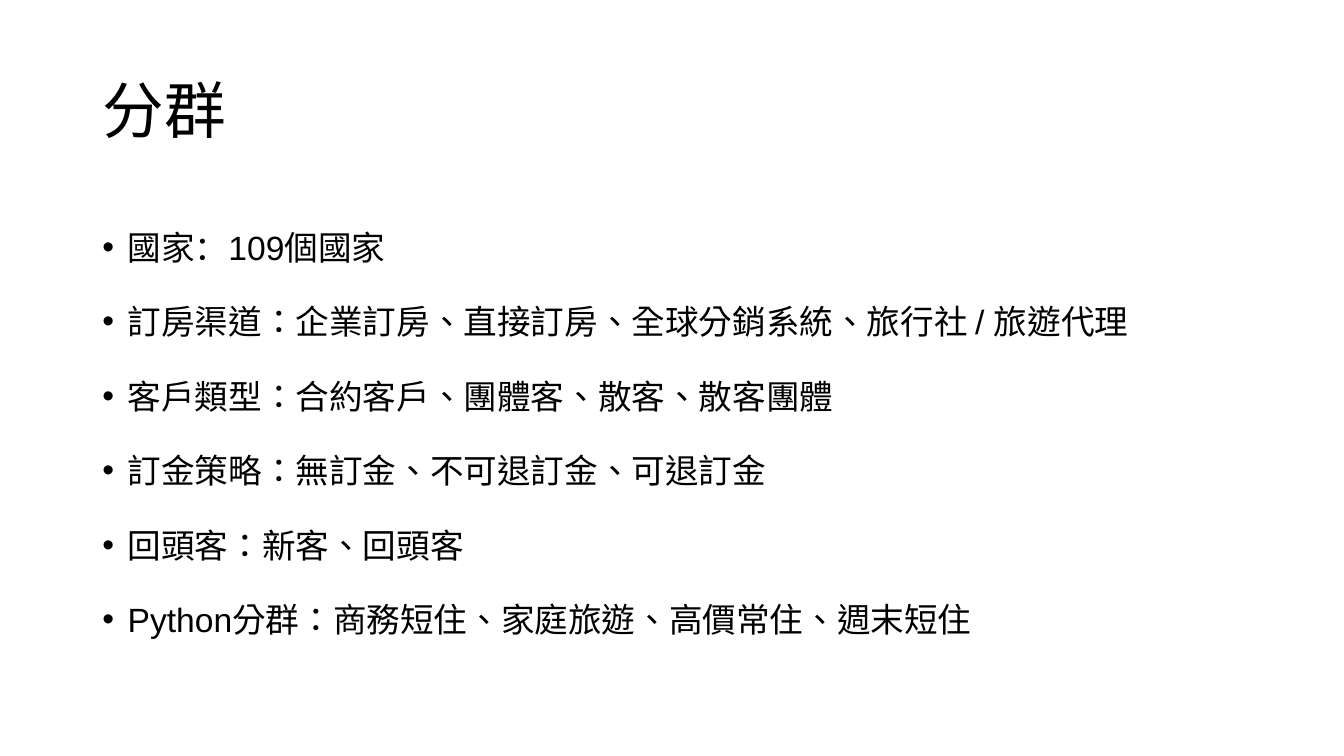
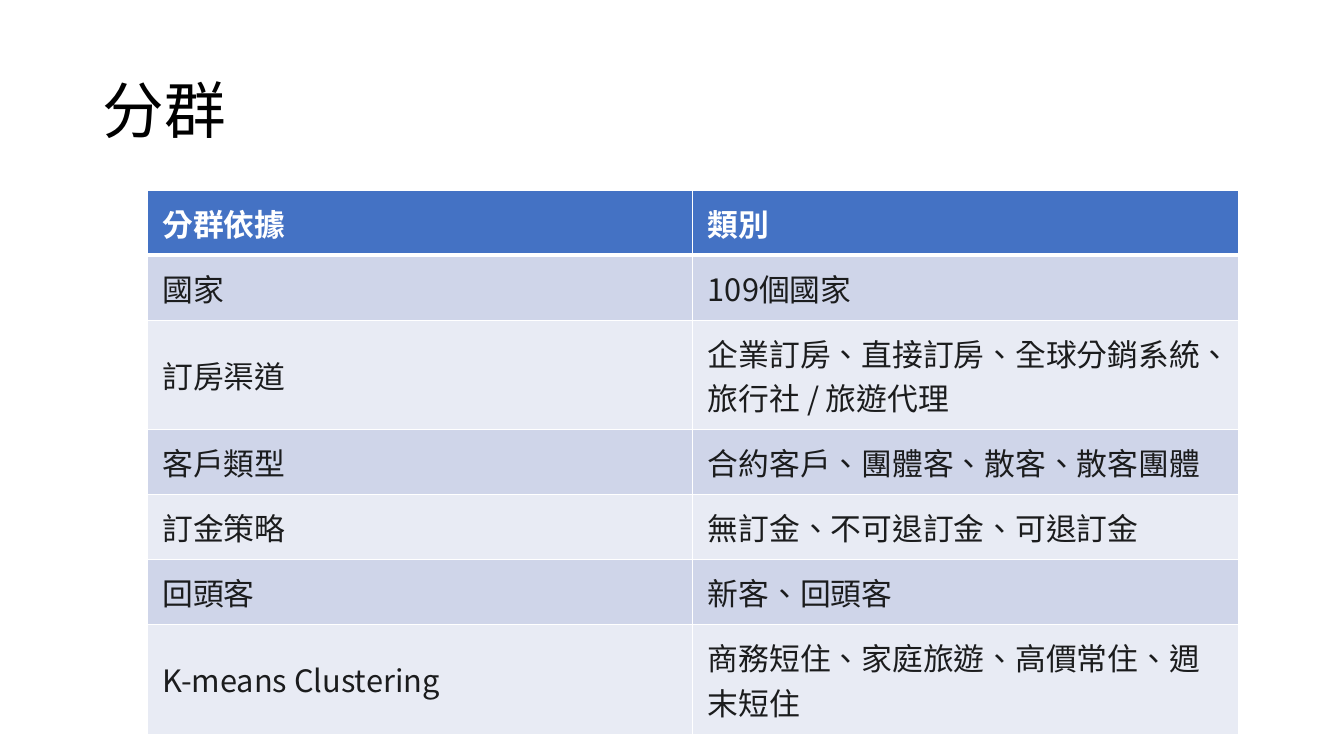
Before and after one commit to William-07/GHR_Analysis, a slide deck: slide 9 of Report/Global Hotels and Resorts Revenue Analysis - Cancellation Analysis.pptx. Drawn at 1344x756 pixels with LibreOffice and Linux fonts; fonts in the diff are those of the drawing. Boxes give left, top, right and bottom in pixels: in the first picture for what was removed or moved away, otherwise in the second. Text is boxed around its words. In the diff, an @@ line names an element or a change of style, - is before the commit and + after.

```diff
--- a/Report/Global Hotels and Resorts Revenue Analysis - Cancellation Analysis.pptx
+++ b/Report/Global Hotels and Resorts Revenue Analysis - Cancellation Analysis.pptx
@@ table added at <box>147,191,1238,722</box>, 7 rows, 2 columns @@
+分群依據 | 類別
+國家 | 109個國家
+訂房渠道 | 企業訂房、直接訂房、全球分銷系統、旅行社 / 旅遊代理
+客戶類型 | 合約客戶、團體客、散客、散客團體
+訂金策略 | 無訂金、不可退訂金、可退訂金
+回頭客 | 新客、回頭客
+K-means Clustering | 商務短住、家庭旅遊、高價常住、週末短住
@@ text removed at <box>128,231,1128,639</box> @@
-• 國家：109個國家
-  • 訂房渠道：企業訂房、直接訂房、全球分銷系統、旅行社 / 旅遊代理
-• 客戶類型：合約客戶、團體客、散客、散客團體
-• 訂金策略：無訂金、不可退訂金、可退訂金
-• 回頭客：新客、回頭客
-• Python分群：商務短住、家庭旅遊、高價常住、週末短住
```
Also in this commit, not shown: 13 other slides changed, 1 slide added, 1 slide removed.
